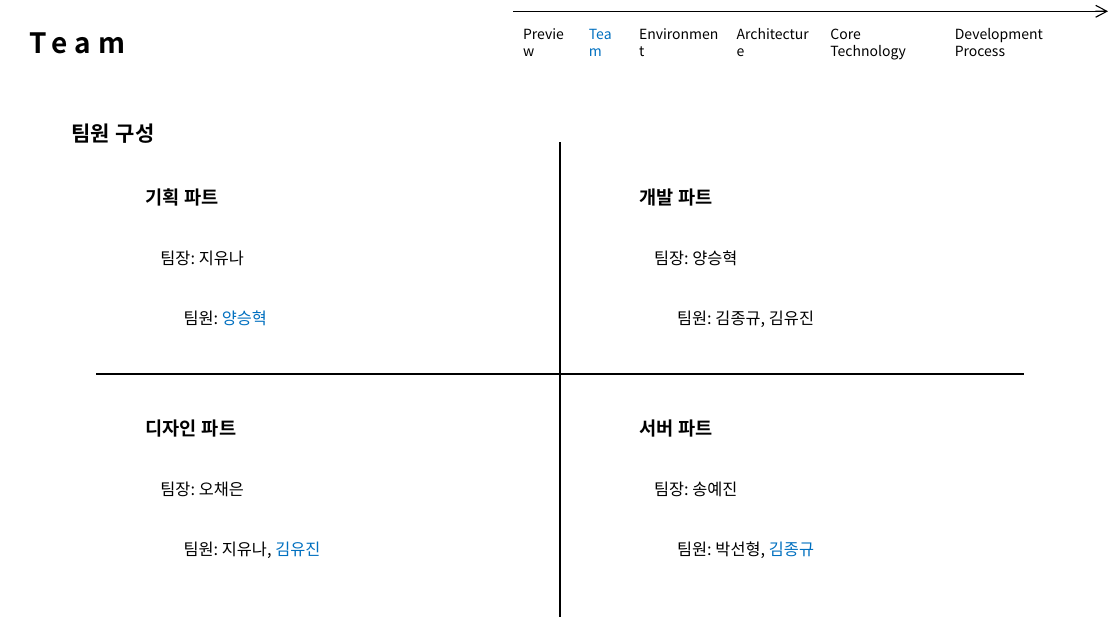
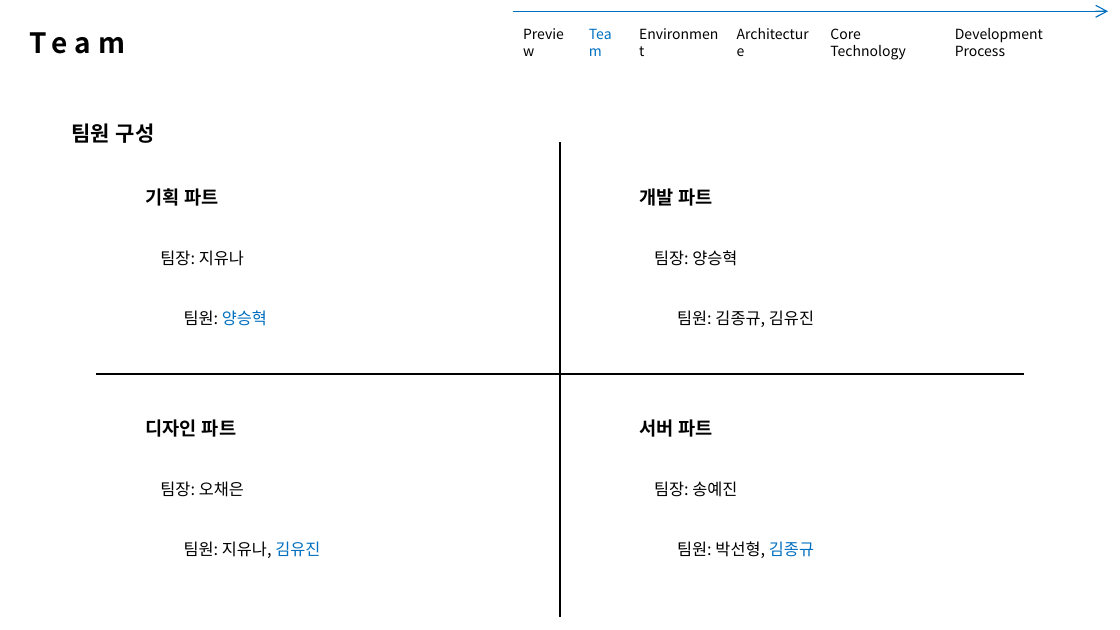
Before and after one commit to VanSubstance/doubleSlash_06, a slide deck: slide 3 of Datas/개발 발표안 1차.pptx. Drawn at 1120x630 pixels with LibreOffice and Linux fonts; fonts in the diff are those of the drawing. Boxes give left, top, right and bottom in pixels: in the first picture for what was removed or moved away, otherwise in the second. Text is boxed around its words. In the diff, an @@ line names an element or a change of style, - is before the commit and + after.

```diff
--- a/Datas/개발 발표안 1차.pptx
+++ b/Datas/개발 발표안 1차.pptx
@@ arrow (513, 11) - (1108, 11): stroke #000000 1 pt to #00182A 1 pt @@
```
Also in this commit, not shown: 8 other slides changed, 1 slide removed.
